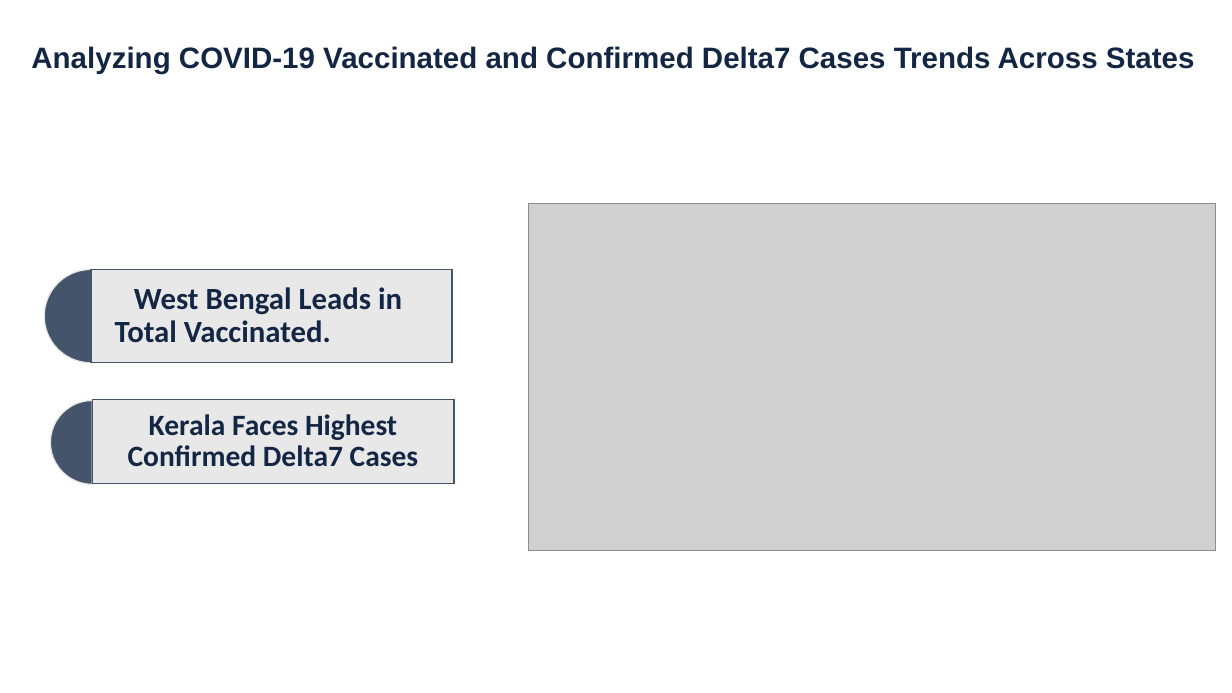
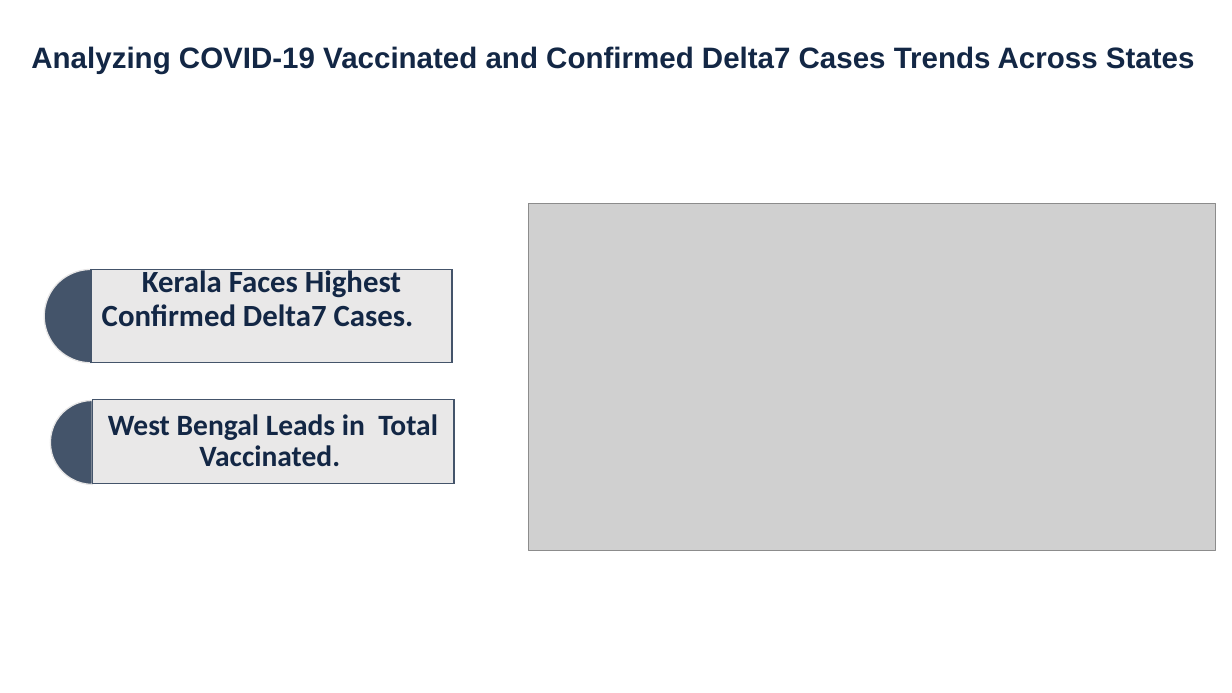
Before and after one commit to roshnipatidar/Covid19_Data_Analysis, a slide deck: slide 6 of PPT/Covid19 Data Analysis ppt.pptx. Drawn at 1232x693 pixels with LibreOffice and Linux fonts; fonts in the diff are those of the drawing; grey boxes stand for pictures; background and template pictures are left out. Boxes give left, top, right and bottom in pixels: in the first picture for what was removed or moved away, otherwise in the second. Text is boxed around its words. In the diff, an @@ line names an element or a change of style, - is before the commit and + after.

```diff
--- a/PPT/Covid19 Data Analysis ppt.pptx
+++ b/PPT/Covid19 Data Analysis ppt.pptx
@@ text at [102, 269, 414, 327]: text changed; size 23 to 24 pt @@
-Kerala Faces Highest Confirmed Delta7 Cases
+Kerala Faces Highest Confirmed Delta7 Cases.
@@ text "West Bengal Leads in Total ...": place and size @@
-text "West Bengal Leads in Total ..." at [115, 287, 402, 343]
+text "West Bengal Leads in Total ..." at [108, 414, 438, 467]
@@ text "West Bengal Leads in Total ..." at [108, 414, 438, 467]: size 24 to 23 pt @@
```
Also in this commit, not shown: 4 other slides changed, 2 slides added.
